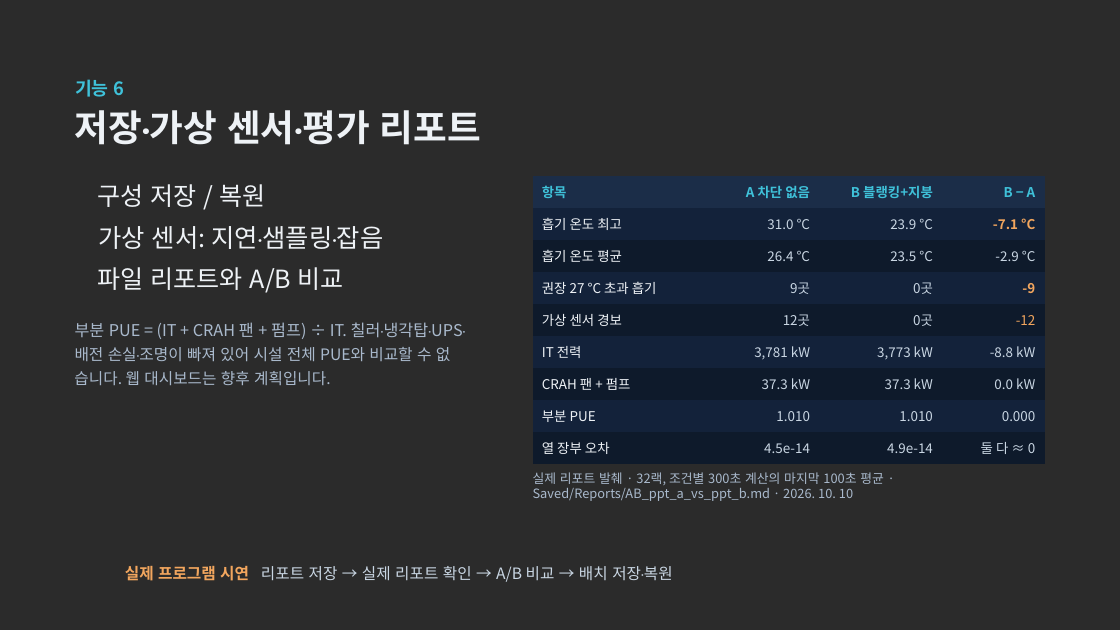
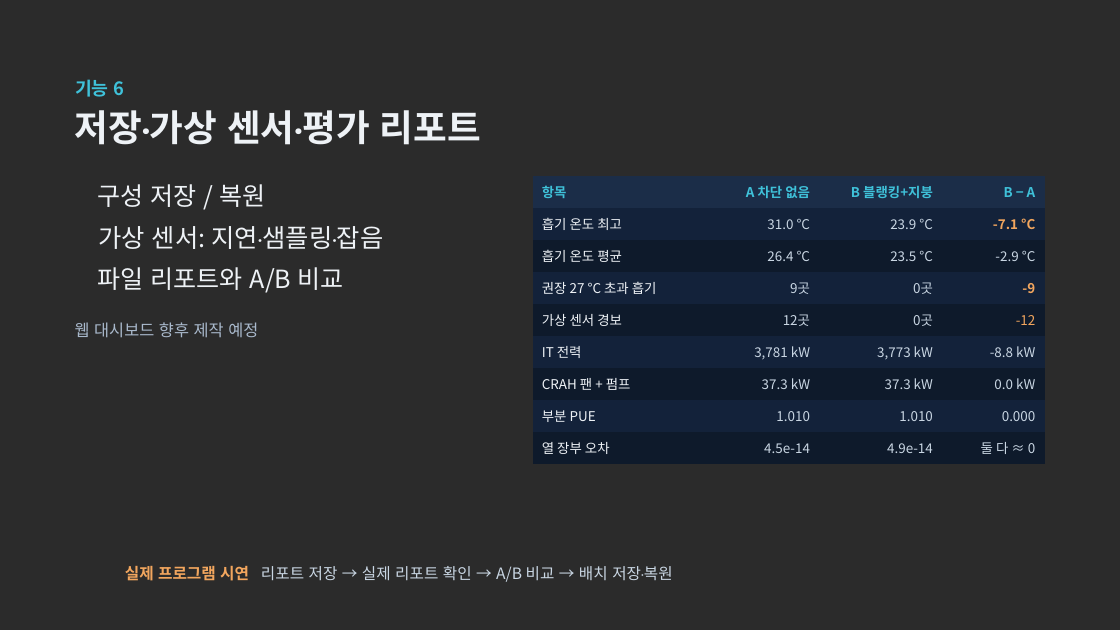
Before and after one commit to dongkimyeon/VRG_TermProj, a slide deck: slide 10 of Presentation/AI 데이터센터 냉각 디지털 트윈 — 중간발표 (편집용).pptx. Drawn at 1120x630 pixels with LibreOffice and Linux fonts; fonts in the diff are those of the drawing; background and template pictures are left out; a plain dark background stands for a picture behind light text. Boxes give left, top, right and bottom in pixels: in the first picture for what was removed or moved away, otherwise in the second. Text is boxed around its words. In the diff, an @@ line names an element or a change of style, - is before the commit and + after.

```diff
--- a/Presentation/AI 데이터센터 냉각 디지털 트윈 — 중간발표 (편집용).pptx
+++ b/Presentation/AI 데이터센터 냉각 디지털 트윈 — 중간발표 (편집용).pptx
@@ text at <box>75,322,258,338</box>: text changed; size 13.9 to 14 pt @@
-부분 PUE = (IT + CRAH 팬 + 펌프) ÷ IT. 칠러·냉각탑·UPS·
+웹 대시보드 향후 제작 예정
@@ text removed at <box>75,347,450,361</box> @@
-배전 손실·조명이 빠져 있어 시설 전체 PUE와 비교할 수 없
@@ text removed at <box>74,371,330,385</box> @@
-습니다. 웹 대시보드는 향후 계획입니다.
@@ text removed at <box>533,472,884,501</box> @@
-실제 리포트 발췌 · 32랙, 조건별 300초 계산의 마지막 100초 평균 · Saved/Reports/AB_ppt_a_vs_ppt_b.md · 2026. 10. 10
```
Also in this commit, not shown: 7 other slides changed.
